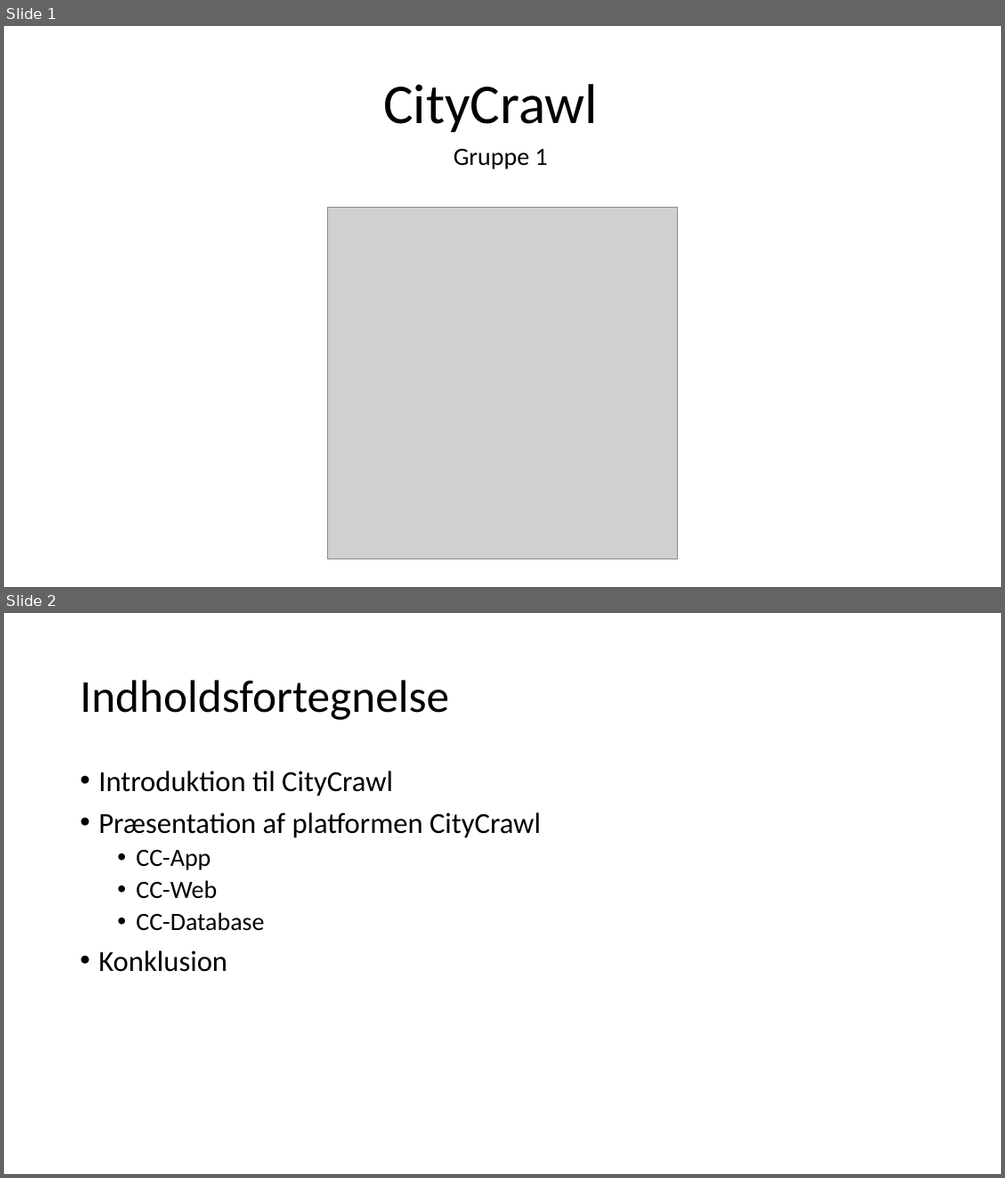
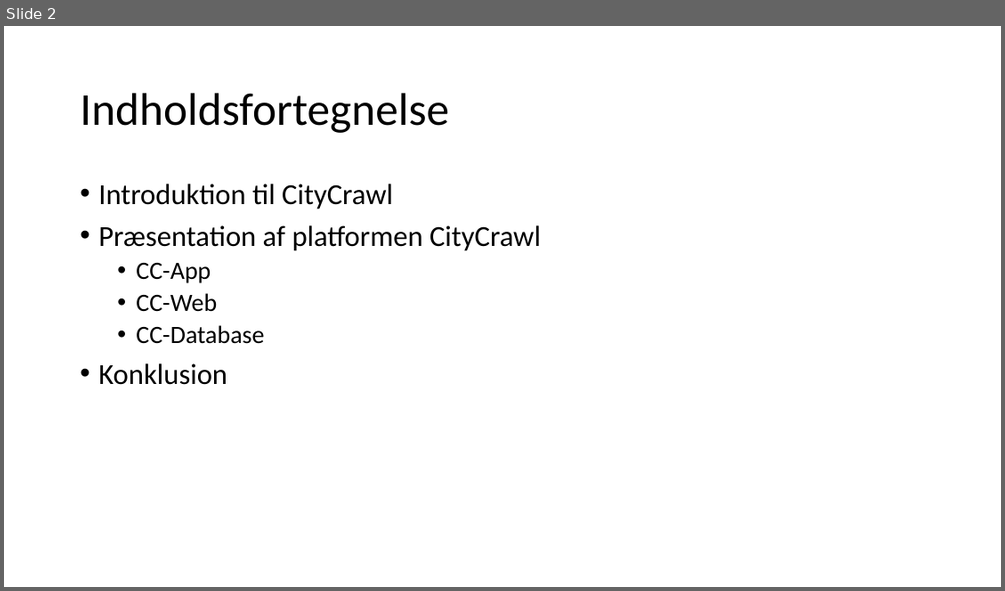
Before and after one commit to CityCrawl/CityCrawl, a slide deck: CityCrawl.pptx. Shown one above the other, each under a label of ours: slides 1 and 2 before the commit, slide 2 after it. The pictures are 1005x1178 and 1005x591 pixels, drawn with LibreOffice and Linux fonts; fonts in the diff are those of the drawing; grey boxes stand for pictures. Boxes give left, top, right and bottom in pixels: in the first picture for what was removed or moved away, otherwise in the second. Text is boxed around its words. In the diff, an @@ line names an element or a change of style, - is before the commit and + after.

```diff
--- a/CityCrawl.pptx
+++ b/CityCrawl.pptx
@@ slide 1 removed at (4, 26, 1001, 587), background #FFFFFF @@
@@ title removed at (383, 84, 598, 132) @@
-CityCrawl
@@ subtitle removed at (453, 149, 548, 169) @@
-Gruppe 1
@@ picture removed at (327, 208, 678, 559) @@
```
Also in this commit, not shown: 2 slides added.
